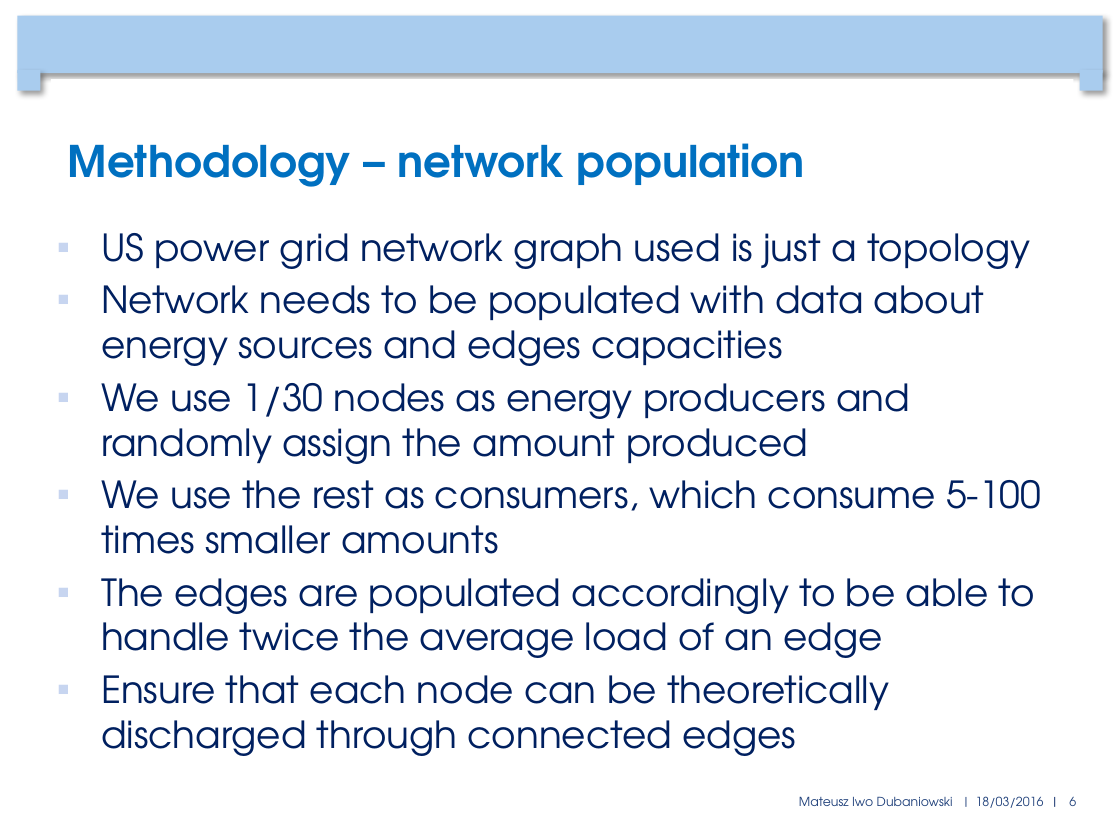
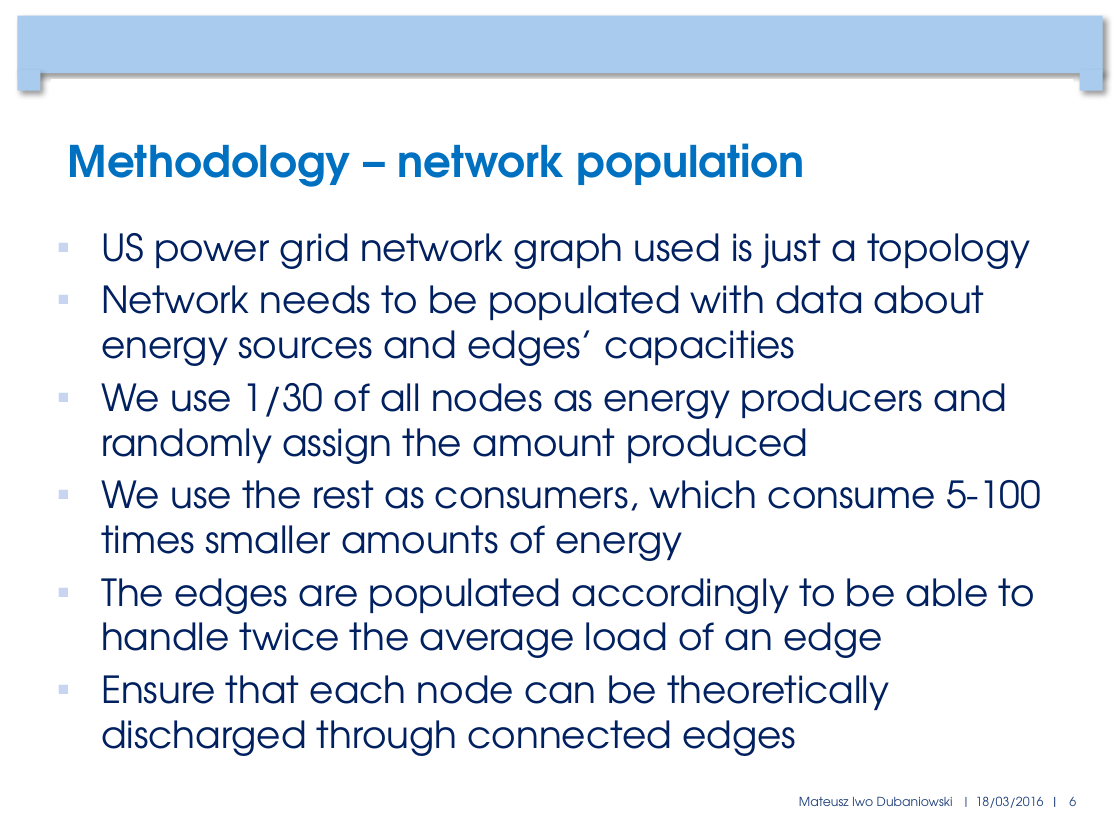
Before and after one commit to mduban/CNProject, a slide deck: slide 6 of FinalPresentation.pptx. Drawn at 1120x840 pixels with LibreOffice and Linux fonts; fonts in the diff are those of the drawing; background and template pictures are left out. Boxes give left, top, right and bottom in pixels: in the first picture for what was removed or moved away, otherwise in the second. Text is boxed around its words. In the diff, an @@ line names an element or a change of style, - is before the commit and + after.

Commit message:
Improved presentation

```diff
--- a/FinalPresentation.pptx
+++ b/FinalPresentation.pptx
@@ text at bbox=[101, 285, 1041, 561]: text changed @@
-▪ Network needs to be populated with data about energy sources and edges capacities
-▪ We use 1/30 nodes as energy producers and randomly assign the amount produced
-▪ We use the rest as consumers, which consume 5-100 times smaller amounts
+▪ Network needs to be populated with data about energy sources and edges’ capacities
+▪ We use 1/30 of all nodes as energy producers and randomly assign the amount produced
+▪ We use the rest as consumers, which consume 5-100 times smaller amounts of energy
```
Also in this commit, not shown: 5 other slides changed.
